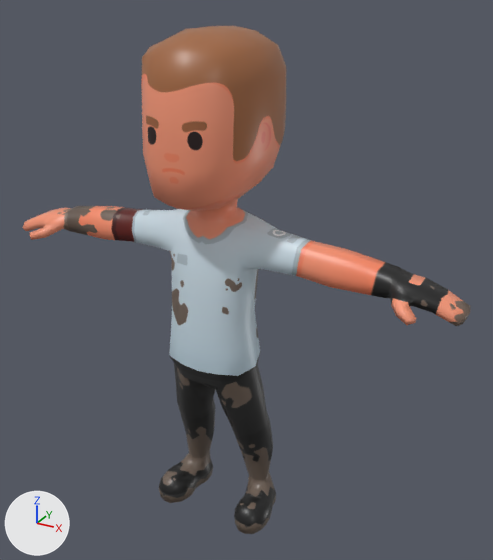
Before and after pictures for a commit that changed the FBX model Assets/Scenes/Models/Zombie.fbx.
Camera for both pictures: a camera (50 mm lens) standing at (2.41, -3.95, 4.03) and looking at (0.16, 0.15, 1.99). The axes (+X, +Y, +Z) are drawn at lower left. The lights are the same throughout.

The scene before the commit, as lines of its bpy script (objects in view):
```python
me_charactermedium = bpy.data.meshes.new('characterMedium')
me_charactermedium.from_pydata(...)  # 804 vertices, 825 faces; spans x -1.81..1.81, y -0.51..0.53, z 0.0..3.77
me_charactermedium.materials.append(mat_skin)  # picture img_survivormaleb_png
ob_charactermedium = bpy.data.objects.new('characterMedium', me_charactermedium)
ob_charactermedium.location = (0.0, 0.0, 0.0)
```
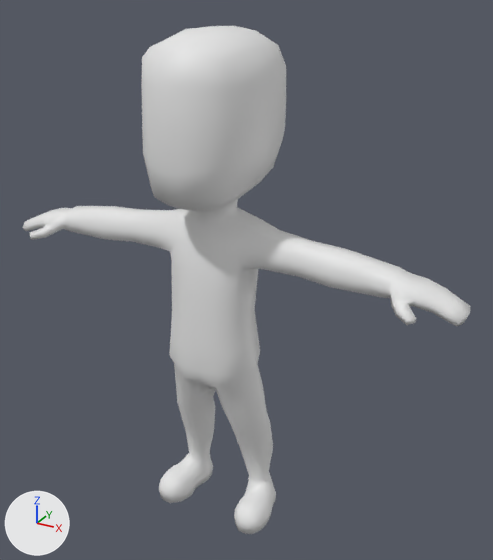
Where the newer file only moved an object's origin or applied its transform, the numbers keep the older frame.

Boxes [x1, y1, x2, y2] around the edits, measured in the pictures (493 x 560 px):
```json
{"object": "characterMedium", "change": "recoloured", "before": [23, 26, 471, 534], "after": [23, 26, 471, 534]}
```

Edits to the scene script, one JSON object a line:
```json
{"block": "me_charactermedium", "where": "me_charactermedium.from_pydata(...)  # 804 vertices, 825 faces; spans x -1.81..1.81, y -0.51..0.53, z 0.0..3.77"}
{"op": "remove", "block": "me_charactermedium", "code": "me_charactermedium.materials.append(mat_skin)  # picture img_survivormaleb_png"}
```
